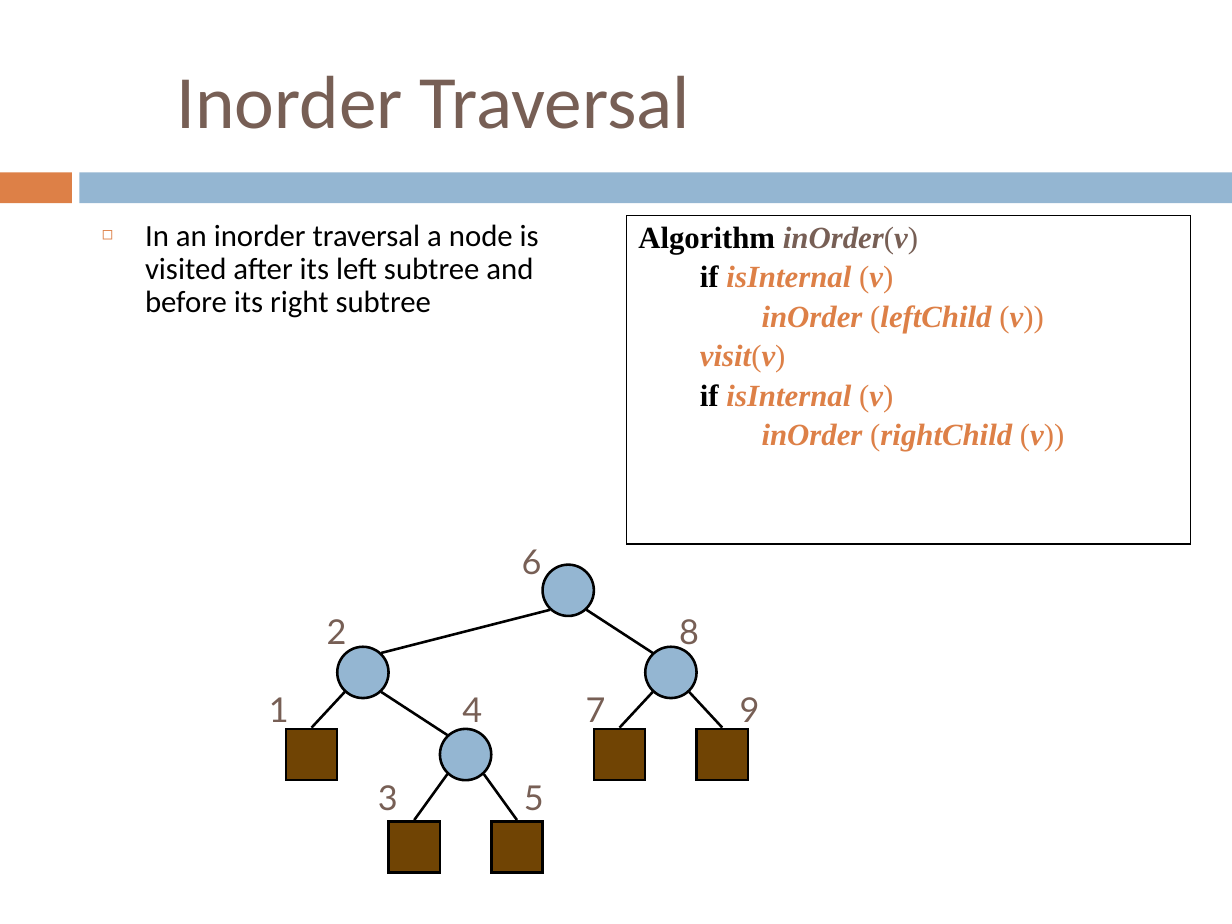
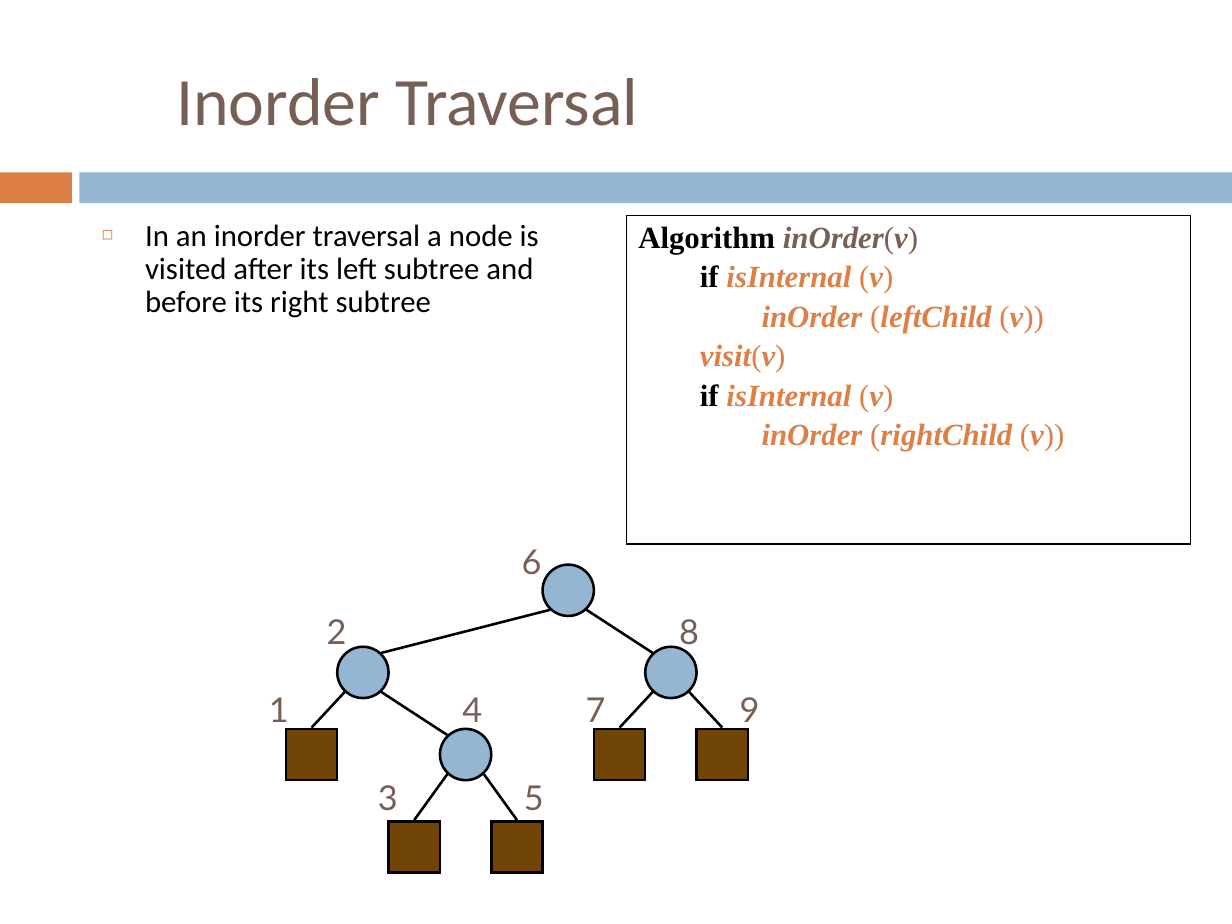
Before and after one commit to sundyCoder/CSK, a slide deck: slide 34 of 3@CSDS/PPT/4@tree.pptx. Drawn at 1232x924 pixels with LibreOffice and Linux fonts; fonts in the diff are those of the drawing. Boxes give left, top, right and bottom in pixels: in the first picture for what was removed or moved away, otherwise in the second. Text is boxed around its words. In the diff, an @@ line names an element or a change of style, - is before the commit and + after.

```diff
--- a/3@CSDS/PPT/4@tree.pptx
+++ b/3@CSDS/PPT/4@tree.pptx
@@ title "Inorder Traversal" at (176, 78, 639, 126): size 44 to 39.6 pt @@
```
Also in this commit, not shown: 5 other slides changed, 1 other file.
